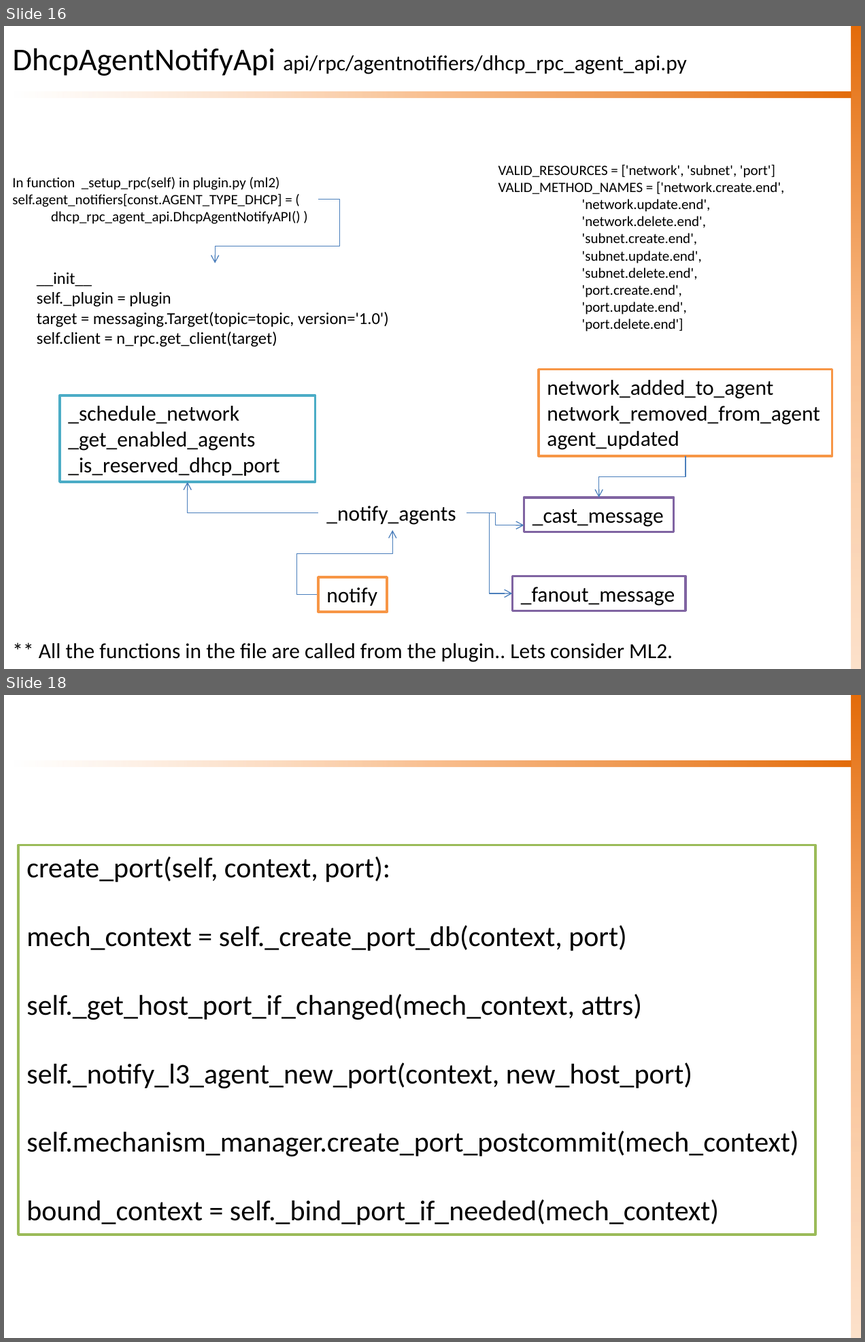
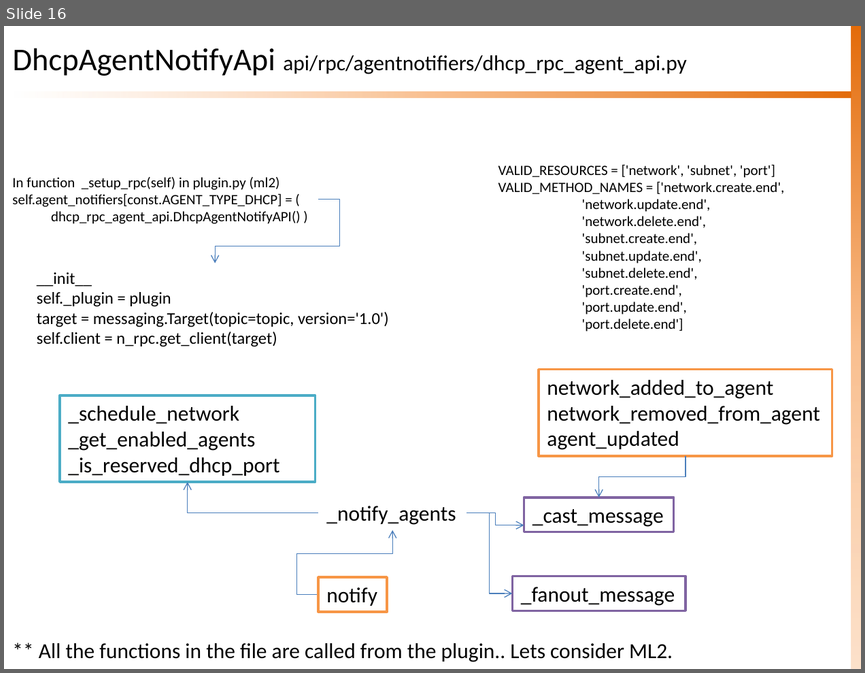
Before and after one commit to sknrao/openstack-neutron-revengg, a slide deck: OS-Neutron-DHCP.pptx. Shown one above the other, each under a label of ours: slides 16 and 18 before the commit, slide 16 after it; the slides between them are not shown. The pictures are 865x1342 and 865x673 pixels, drawn with LibreOffice and Linux fonts; fonts in the diff are those of the drawing. Boxes give left, top, right and bottom in pixels: in the first picture for what was removed or moved away, otherwise in the second. Text is boxed around its words. In the diff, an @@ line names an element or a change of style, - is before the commit and + after.

```diff
--- a/OS-Neutron-DHCP.pptx
+++ b/OS-Neutron-DHCP.pptx
@@ slide 18 removed at (4,695,861,1338), background #FFFFFF; not listed: 2 template elements that a slide beside it also shows @@
@@ rectangle removed at (18,845,815,1234) @@
-create_port(self, context, port):
-mech_context = self._create_port_db(context, port)
-self._get_host_port_if_changed(mech_context, attrs)
-self._notify_l3_agent_new_port(context, new_host_port)
-self.mechanism_manager.create_port_postcommit(mech_context)
-bound_context = self._bind_port_if_needed(mech_context)
```
Also in this commit, not shown: 4 slides changed, 3 other files.
